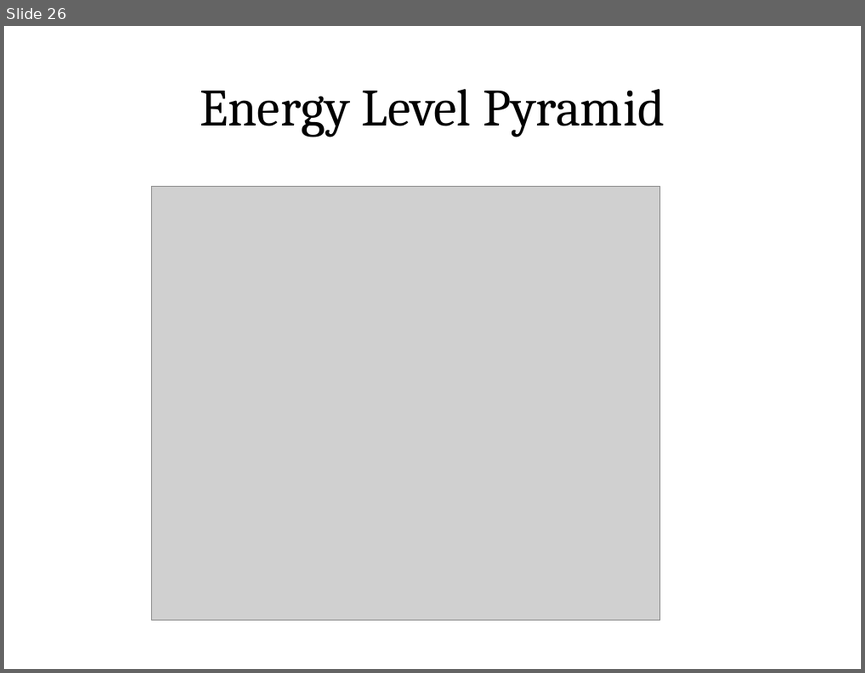
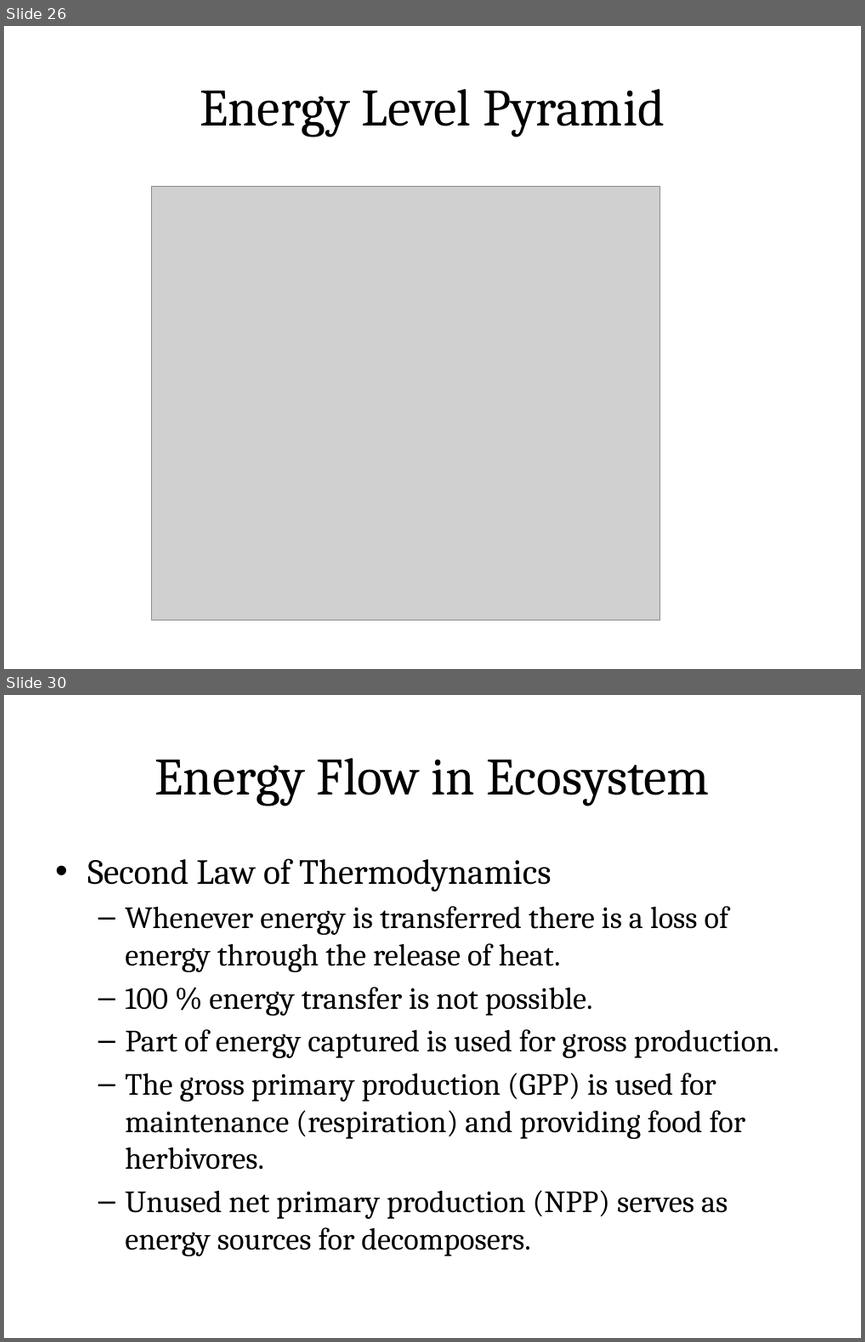
Before and after one commit to rajasekaran36/GE8291-Environmental-Science-and-Engineering, a slide deck: Slides/GE8291-U1.pptx. Shown one above the other, each under a label of ours: slide 26 before the commit, slides 26 and 30 after it; the slides between them are not shown. The pictures are 865x673 and 865x1342 pixels, drawn with LibreOffice and Linux fonts; fonts in the diff are those of the drawing; grey boxes stand for pictures. Boxes give left, top, right and bottom in pixels: in the first picture for what was removed or moved away, otherwise in the second. Text is boxed around its words. In the diff, an @@ line names an element or a change of style, - is before the commit and + after.

```diff
--- a/Slides/GE8291-U1.pptx
+++ b/Slides/GE8291-U1.pptx
@@ slide 30 added at <box>4,695,861,1338</box>, background #FFFFFF @@
@@ title added at <box>46,721,818,828</box>, fill gradient #DAFDA7 to #E4FCC2 to #F5FFE7, outline #98B955 0.75 pt, 44 pt, text #000000 @@
+Energy Flow in Ecosystem
@@ text added at <box>87,858,779,1256</box>, 25.9 pt, text #000000 @@
+• Second Law of Thermodynamics
+  – Whenever energy is transferred there is a loss of energy through the release of heat.
+  – 100 % energy transfer is not possible.
+  – Part of energy captured is used for gross production.
+  – The gross primary production (GPP) is used for maintenance (respiration) and providing food for herbivores.
+  – Unused net primary production (NPP) serves as energy sources for decomposers.
```
Also in this commit, not shown: 16 other slides added, 1 other file.
